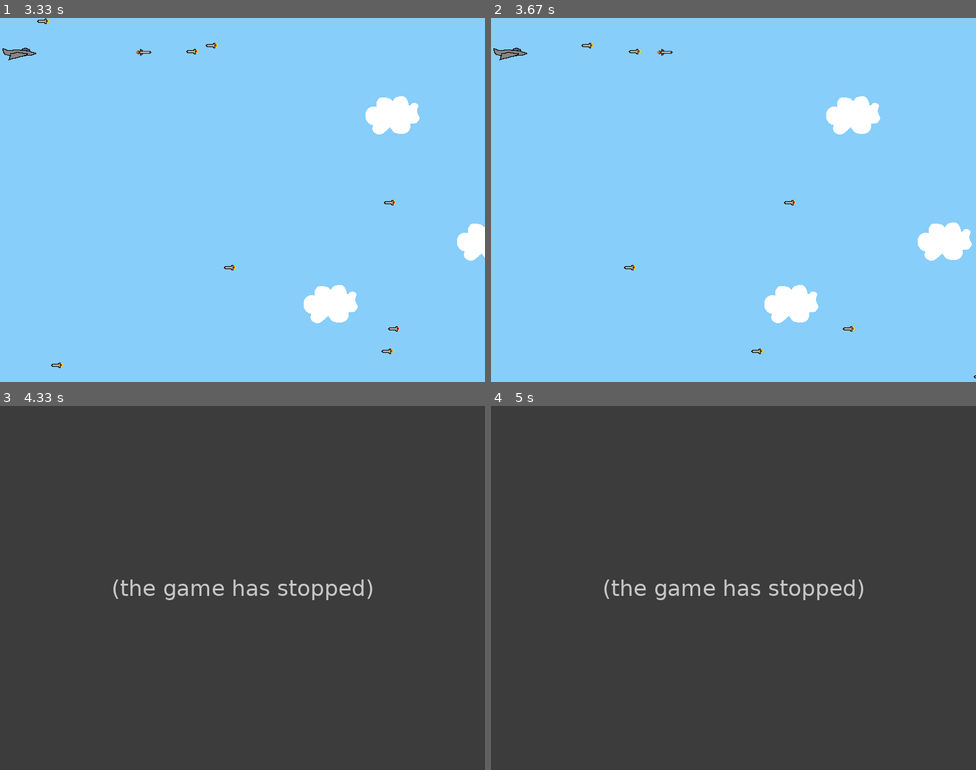
Above: before the commit, frames 1-4 (two rows, left to right).
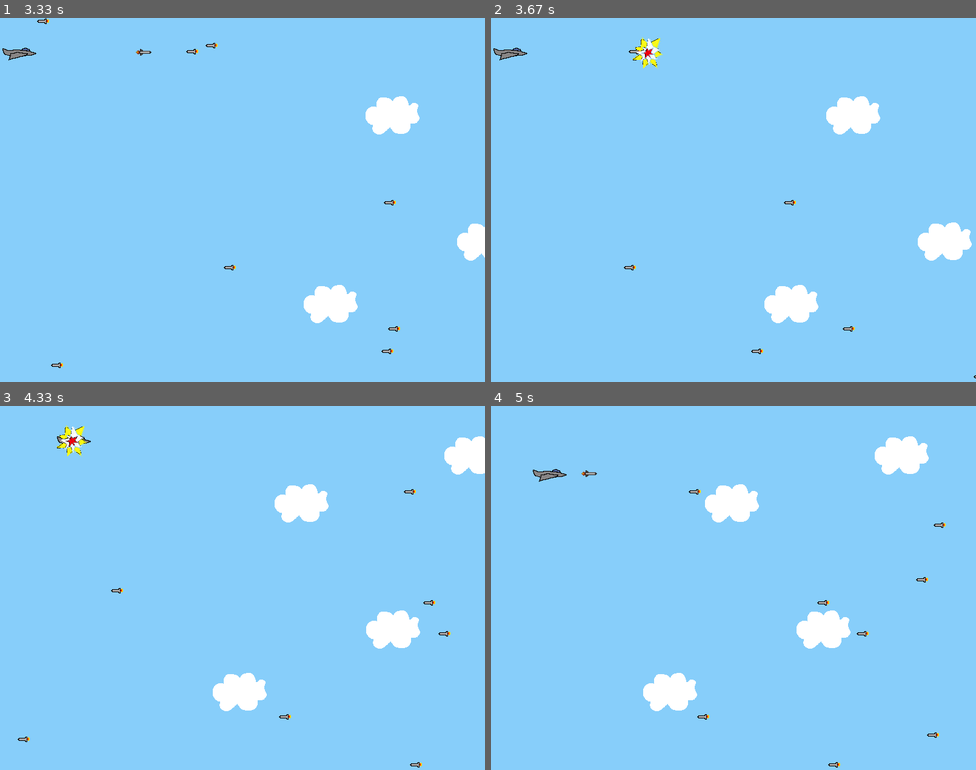
Above: after the commit, the same moments.

Repository: EliasSage/Project-PyGame
Game: pygame game, started from py_tut_with_images.py
The game is run twice, just before and just after one commit, with the same random seed, the same clock (stepped at 60 frames per second) and the same inputs.
Inputs:
- Up to frame 1 (3.33 s): hold Right 0.33-0.8 s; hold Up 0.83-1.13 s; hold Right 1.17-1.63 s; hold Left 1.67-2.2 s; hold Down 2.23-2.53 s; tap Space at 2.57, 2.97, 3.27 s; hold Left 2.9-3.3 s
- Up to frame 2 (3.67 s): no input
- Up to frame 3 (4.33 s): hold Right from 3.73 s (still down); tap Space at 3.8, 4.1 s
- Up to frame 4 (5 s): release Right at 4.37 s; hold Down 4.4-4.77 s; tap Space at 4.47, 4.87 s; hold Left from 4.8 s (still down)

Frame 1 is identical in both runs. In frame 2, 0.3% of the frame differs, in the area x 18-38%, y 5-14%; in frame 3, 100%, in the area x 0-100%, y 0-100%; in frame 4, 100%.
Before the commit the program exited at 3.83 s; later frames show no game.

Commit message:
Added collision between bullets and "enemies"

Diff:
--- a/py_tut_with_images.py
+++ b/py_tut_with_images.py
@@ -124,7 +124,7 @@
 
 
 class Bullet(pygame.sprite.Sprite):
-    """ Extends pygame.sprite.Sprite class and handles aspects specific to player bullets"""
+    """ Extends pygame.sprite.Sprite class and handles aspects specific to player bullets """
     def __init__(self, position, velocity):
         super(Bullet, self).__init__()
         self.surf = pygame.image.load("player_missile.png").convert()
@@ -141,6 +141,22 @@
             self.kill()
 
 
+class Explosion(pygame.sprite.Sprite):
+    """ Extends pygame.sprite.Sprite class and handles aspects specific to explosions """
+    def __init__(self, position):
+        super(Explosion, self).__init__()
+        self.surf = pygame.image.load("explosion.png").convert()
+        self.surf.set_colorkey((0, 0, 0), RLEACCEL)
+        self.rect = self.surf.get_rect(center=(position))
+        self.lifetime = .5 # How long the explosions will stay (in seconds)
+
+    def update(self):
+        """ Update explosion timer """
+        self.lifetime -= 1/30 if self.lifetime > 0 else self.lifetime
+
+        if self.lifetime <= 0: # When lifetime runs out, remove explosion
+            self.kill()
+
 # Setup for sounds, defaults are good
 pygame.mixer.init()
 
@@ -167,10 +183,12 @@
 # - enemies is used for collision detection and position updates
 # - clouds is used for position updates
 # - bullets is used for position updates
+# - explosions is used for lifetime updates on explosions
 # - all_sprites isused for rendering
 enemies = pygame.sprite.Group()
 clouds = pygame.sprite.Group()
 bullets = pygame.sprite.Group()
+explosions = pygame.sprite.Group()
 all_sprites = pygame.sprite.Group()
 all_sprites.add(player)
 
@@ -197,7 +215,6 @@
 
 # Our main loop
 while running:
-    print(bullets)
     # Look at every event in the queue
     for event in pygame.event.get():
         # Did the user hit a key?
@@ -235,6 +252,8 @@
     # Update the positions of bullets
     bullets.update()
 
+    explosions.update()
+
     # Fill the screen with sky blue
     screen.fill((135, 206, 250))
 
@@ -255,6 +274,15 @@
         # Stop the loop
         running = False
 
+    # Check if any bullets have collided with an enemy and removes both if so
+    bullet_col = pygame.sprite.groupcollide(bullets, enemies, True, True)
+
+    # For every collision, create an explosion at give position
+    for bullet in bullet_col.keys():
+        new_explosion = Explosion(bullet.rect.center)
+        explosions.add(new_explosion)
+        all_sprites.add(new_explosion)
+
     # Flip everything to the display
     pygame.display.flip()
 
Binary file added: explosion.png
